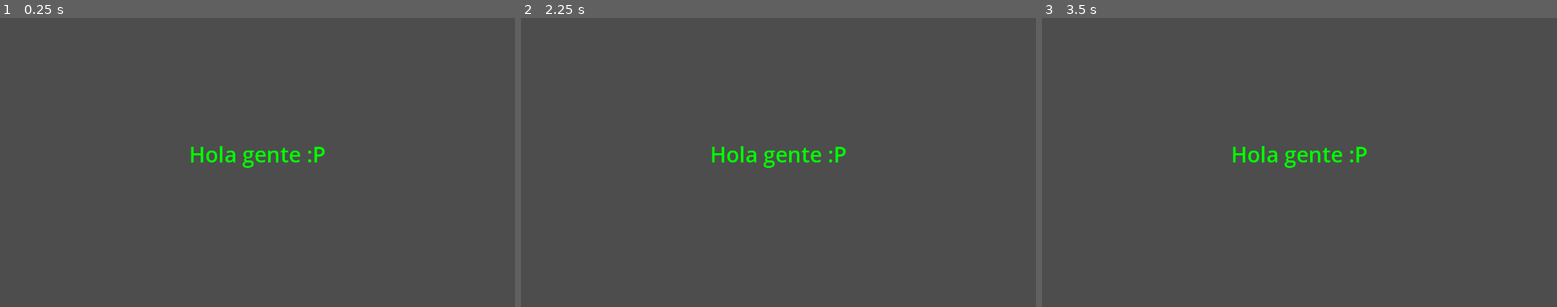
Above: before the commit, frames 1-3 (left to right).
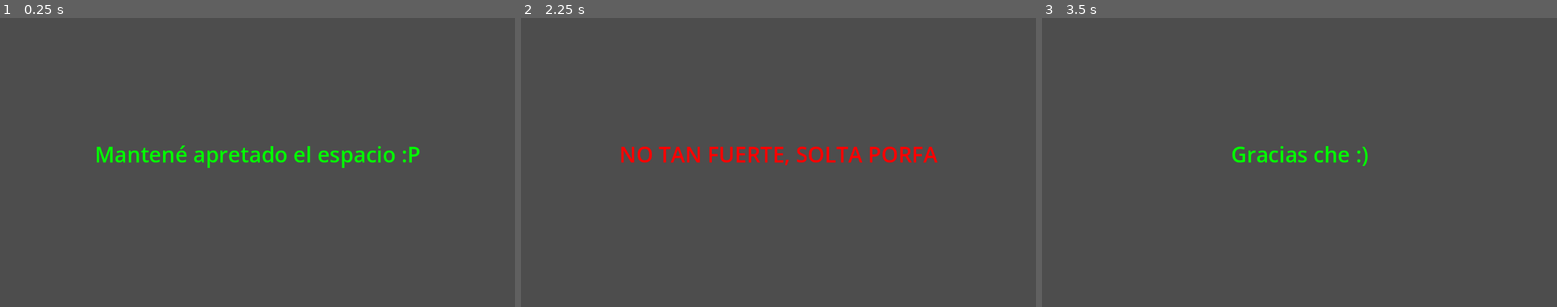
Above: after the commit, the same moments.

Repository: Hexanima/HowToGDScript
Game: Godot game, scene res://scenes/main.tscn
Same seed, same stepped clock (60 frames per second), same inputs: the game is played once before the commit and once after it.
Inputs:
- Up to frame 1 (0.25 s): no input
- Up to frame 2 (2.25 s): tap Enter at 0.5, 2 s; hold Space (mi_accion, bound only after the commit) 0.53-1.28 s; tap Space (mi_accion, bound only after the commit) at 1.35 s; hold Space (mi_accion, bound only after the commit) from 2.03 s (still down)
- Up to frame 3 (3.5 s): release Space (mi_accion, bound only after the commit) at 2.78 s; tap Space (mi_accion, bound only after the commit) at 2.85 s

The runs differ from the first frame. In frame 1, 1.6% of the frame differs, in the area x 18-82%, y 44-52%; in frame 2, 1.8%, in the area x 19-81%, y 44-52%; in frame 3, 0.7%.

Commit message:
Done Input

Diff:
--- a/project.godot
+++ b/project.godot
@@ -18,3 +18,11 @@
 [dotnet]
 
 project/assembly_name="GDScriptTutorial"
+
+[input]
+
+mi_accion={
+"deadzone": 0.5,
+"events": [Object(InputEventKey,"resource_local_to_scene":false,"resource_name":"","device":-1,"window_id":0,"alt_pressed":false,"shift_pressed":false,"ctrl_pressed":false,"meta_pressed":false,"pressed":false,"keycode":0,"physical_keycode":32,"key_label":0,"unicode":32,"echo":false,"script":null)
+]
+}
--- a/scenes/main.gd
+++ b/scenes/main.gd
@@ -4,5 +4,14 @@
 # Called when the node enters the scene tree for the first time.
 func _ready():
 	print("Hola mundo!")
-	$Label.text = "Hola gente :P"
+	$Label.text = "Mantené apretado el espacio :P"
 	$Label.modulate = Color.GREEN
+
+func _input(event):
+	if event.is_action_pressed("mi_accion"):
+		$Label.text = "NO TAN FUERTE, SOLTA PORFA"
+		$Label.modulate = Color.RED
+
+	if event.is_action_released("mi_accion"):
+		$Label.text = "Gracias che :)"
+		$Label.modulate = Color.GREEN
Not shown, changed: README.md
